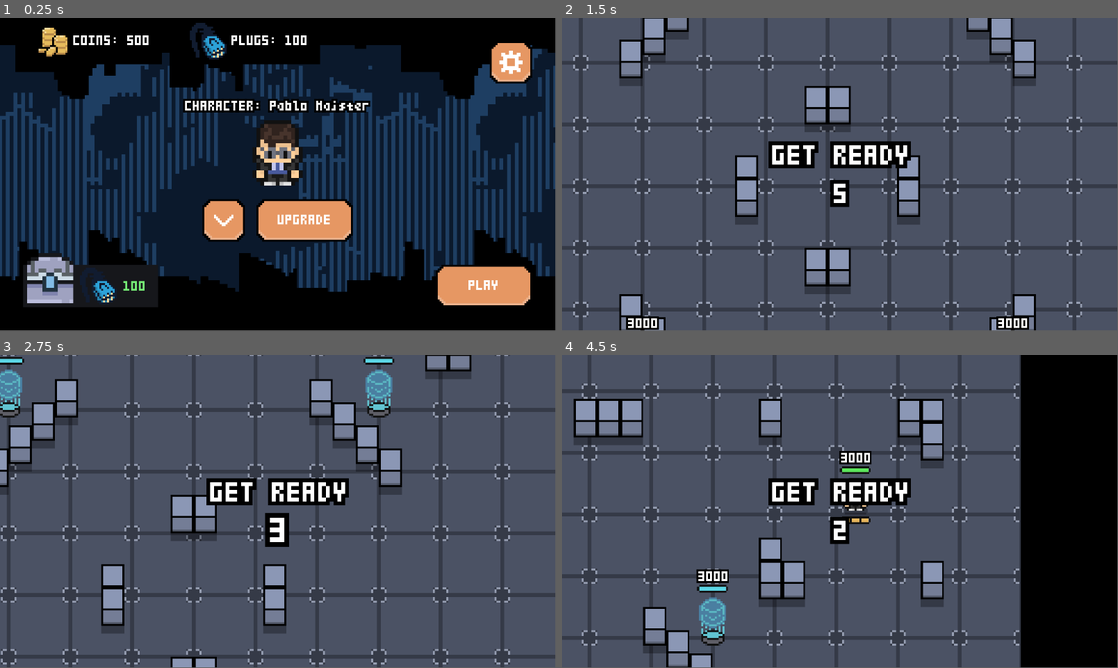
Above: before the commit, frames 1-4 (two rows, left to right).
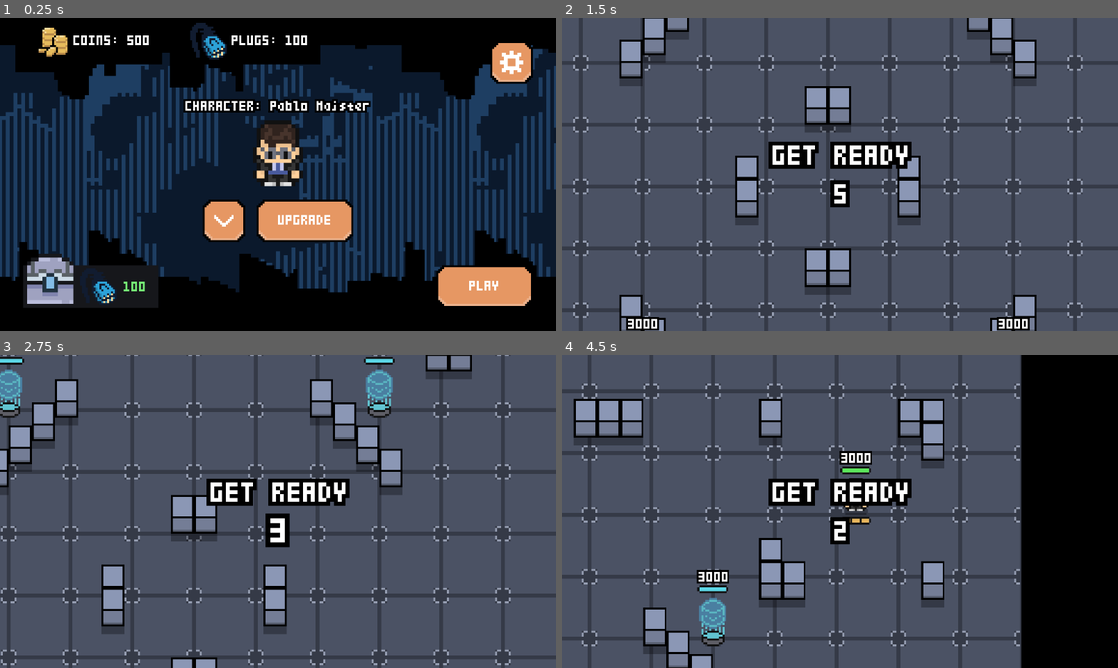
Above: after the commit, the same moments.

Repository: ppaluchowski64/SCI-Stars
Game: Godot game, scene res://scenes/lobby.tscn
Same seed, same stepped clock (60 frames per second), same inputs: the game is played once before the commit and once after it.
Inputs (mouse positions are in pixels of both pictures, inside the frame that each line leads up to):
- Up to frame 1 (0.25 s): no input
- Up to frame 2 (1.5 s): click "PLAY" at 0.5 s; tap Enter (ui_accept) at 1.25 s; move the mouse to (962, 158) at 1.27 s; hold D (right) from 1.28 s (still down); hold Enter (ui_accept) from 1.28 s (still down)
- Up to frame 3 (2.75 s): move the mouse to (166, 527) at 2.02 s; release D (right) at 2.03 s; release Enter (ui_accept) at 2.03 s; hold S (down) from 2.03 s (still down); click (166, 527) at 2.1 s; tap Enter (ui_accept) at 2.27, 2.3, 2.57 s
- Up to frame 4 (4.5 s): move the mouse to (895, 442) at 2.77 s; release S (down) at 2.78 s; hold D (right) 2.78-3.53 s; hold Enter (ui_accept) 2.78-3.53 s; right-click (895, 442) at 2.85 s; move the mouse to (812, 574) at 3.52 s; hold W (up) 3.53-4.28 s; tap Enter (ui_accept) at 3.6, 3.77, 4.07 s; move the mouse to (1006, 558) at 4.27 s; hold A (left) from 4.28 s (still down); hold Enter (ui_accept) from 4.28 s (still down); click (1006, 558) at 4.35 s
In our replay, the window is 799x449 before the commit and 800x450 after it. These sizes can differ from the game's own. Grey fills any space a smaller window leaves; there, only what the larger window draws over its background counts as a difference.

The runs differ from the first frame. In frame 1, 5.6% of the frame differs, in the area x 0-100%, y 1-92%; in frame 2, 3.1%; in frame 3, 3.2%; in frame 4, 3.4%.

Commit message:
Add options for resolution and fullscreen

Diff:
--- a/game/project.godot
+++ b/game/project.godot
@@ -27,6 +27,8 @@
 [display]
 
 window/size/resizable=false
+window/stretch/mode="viewport"
+window/stretch/scale_mode="integer"
 
 [dotnet]
 
--- a/game/scenes/lobby.tscn
+++ b/game/scenes/lobby.tscn
@@ -17,6 +17,7 @@
 [ext_resource type="Texture2D" uid="uid://dptmt2ajlx2jf" path="res://graphics/UI/icons/connector.png" id="14_q6qq2"]
 [ext_resource type="Script" uid="uid://crrwjrpe44fqc" path="res://scripts/volume.gd" id="16_0gjkf"]
 [ext_resource type="Script" uid="uid://ckbd6d7geipes" path="res://scripts/credits.gd" id="16_lqo1b"]
+[ext_resource type="Script" uid="uid://ctsosyerera0k" path="res://scripts/resolution.gd" id="18_o2i1r"]
 
 [sub_resource type="Theme" id="Theme_6pyji"]
 default_font = ExtResource("4_358r0")
@@ -833,19 +834,44 @@
 texture = ExtResource("8_472nk")
 
 [node name="ButtonsContainer" type="VFlowContainer" parent="SettingsInterface"]
-anchors_preset = 13
-anchor_left = 0.5
-anchor_right = 0.5
-anchor_bottom = 1.0
-offset_left = -104.0
-offset_top = 112.0
-offset_right = 96.0
-offset_bottom = -112.0
-grow_horizontal = 2
-grow_vertical = 2
+anchors_preset = -1
+anchor_left = 0.5
+anchor_top = 0.235
+anchor_right = 0.5
+anchor_bottom = 0.765
+offset_left = -220.0
+offset_top = -0.280014
+offset_right = 220.0
+offset_bottom = 0.279968
+grow_horizontal = 2
+grow_vertical = 2
+size_flags_horizontal = 4
+size_flags_vertical = 4
 theme_override_constants/h_separation = 40
 theme_override_constants/v_separation = 20
 alignment = 1
+
+[node name="ButtonResolution" type="TextureButton" parent="SettingsInterface/ButtonsContainer"]
+custom_minimum_size = Vector2(200, 88)
+layout_mode = 2
+texture_normal = ExtResource("3_xb4sn")
+stretch_mode = 4
+
+[node name="Label" type="Label" parent="SettingsInterface/ButtonsContainer/ButtonResolution"]
+layout_mode = 1
+anchors_preset = 8
+anchor_left = 0.5
+anchor_top = 0.5
+anchor_right = 0.5
+anchor_bottom = 0.5
+offset_left = -20.0
+offset_top = -11.5
+offset_right = 20.0
+offset_bottom = 11.5
+grow_horizontal = 2
+grow_vertical = 2
+theme = SubResource("Theme_6pyji")
+text = "RESOLUTION"
 
 [node name="ButtonVolume" type="TextureButton" parent="SettingsInterface/ButtonsContainer"]
 custom_minimum_size = Vector2(200, 88)
@@ -991,12 +1017,12 @@
 clip_contents = true
 layout_mode = 2
 
-[node name="Node2D" type="Node2D" parent="SettingsInterface/CreditsContainer/Control"]
+[node name="LabelParent" type="Node2D" parent="SettingsInterface/CreditsContainer/Control"]
 position = Vector2(-60, -60)
 scale = Vector2(4, 4)
 script = ExtResource("16_lqo1b")
 
-[node name="Label" type="Label" parent="SettingsInterface/CreditsContainer/Control/Node2D"]
+[node name="Label" type="Label" parent="SettingsInterface/CreditsContainer/Control/LabelParent"]
 material = SubResource("ShaderMaterial_rgcd7")
 anchors_preset = 8
 anchor_left = 0.5
@@ -1028,6 +1054,102 @@
 horizontal_alignment = 1
 autowrap_mode = 3
 metadata/_edit_use_anchors_ = true
+
+[node name="ResolutionContainer" type="VBoxContainer" parent="SettingsInterface"]
+visible = false
+anchors_preset = 13
+anchor_left = 0.5
+anchor_right = 0.5
+anchor_bottom = 1.0
+grow_horizontal = 2
+grow_vertical = 2
+mouse_filter = 2
+alignment = 1
+script = ExtResource("18_o2i1r")
+
+[node name="FullscreenField" type="Control" parent="SettingsInterface/ResolutionContainer"]
+custom_minimum_size = Vector2(200, 60)
+layout_mode = 2
+size_flags_horizontal = 4
+size_flags_vertical = 4
+
+[node name="CheckBox" type="CheckBox" parent="SettingsInterface/ResolutionContainer/FullscreenField"]
+layout_mode = 0
+offset_left = 169.0
+offset_right = 193.0
+offset_bottom = 24.0
+
+[node name="LabelParent" type="Node2D" parent="SettingsInterface/ResolutionContainer/FullscreenField"]
+scale = Vector2(4, 4)
+
+[node name="Label" type="Label" parent="SettingsInterface/ResolutionContainer/FullscreenField/LabelParent"]
+material = SubResource("ShaderMaterial_rgcd7")
+offset_right = 40.0
+offset_bottom = 6.0
+theme = SubResource("Theme_lqo1b")
+text = "Fullscreen"
+
+[node name="RatioField" type="Control" parent="SettingsInterface/ResolutionContainer"]
+custom_minimum_size = Vector2(320, 60)
+layout_mode = 2
+size_flags_horizontal = 4
+size_flags_vertical = 4
+
+[node name="OptionButton" type="OptionButton" parent="SettingsInterface/ResolutionContainer/RatioField"]
+layout_mode = 2
+offset_left = 207.0
+offset_right = 312.0
+offset_bottom = 22.0
+selected = 0
+item_count = 5
+popup/item_0/text = "16:9"
+popup/item_0/id = 0
+popup/item_1/text = "8:5"
+popup/item_1/id = 1
+popup/item_2/text = "4:3"
+popup/item_2/id = 2
+popup/item_3/text = "3:2"
+popup/item_3/id = 3
+popup/item_4/text = "5:3"
+popup/item_4/id = 4
+
+[node name="LabelParent" type="Node2D" parent="SettingsInterface/ResolutionContainer/RatioField"]
+scale = Vector2(4, 4)
+
+[node name="Label" type="Label" parent="SettingsInterface/ResolutionContainer/RatioField/LabelParent"]
+material = SubResource("ShaderMaterial_rgcd7")
+offset_right = 40.0
+offset_bottom = 6.0
+theme = SubResource("Theme_lqo1b")
+text = "Aspect ratio"
+
+[node name="ScaleField" type="Control" parent="SettingsInterface/ResolutionContainer"]
+custom_minimum_size = Vector2(264, 60)
+layout_mode = 2
+size_flags_horizontal = 4
+size_flags_vertical = 4
+
+[node name="HSlider" type="HSlider" parent="SettingsInterface/ResolutionContainer/ScaleField"]
+layout_mode = 0
+offset_left = 98.0
+offset_right = 253.0
+offset_bottom = 16.0
+min_value = 1.0
+max_value = 2.0
+step = 0.5
+value = 1.5
+tick_count = 3
+ticks_on_borders = true
+
+[node name="LabelParent" type="Node2D" parent="SettingsInterface/ResolutionContainer/ScaleField"]
+scale = Vector2(4, 4)
+
+[node name="Label" type="Label" parent="SettingsInterface/ResolutionContainer/ScaleField/LabelParent"]
+material = SubResource("ShaderMaterial_rgcd7")
+offset_right = 40.0
+offset_bottom = 6.0
+theme = SubResource("Theme_lqo1b")
+text = "Scale"
 
 [connection signal="button_down" from="UserInterface/MarginContainer/ButtonPlay" to="." method="_on_button_play_button_down"]
 [connection signal="button_down" from="UserInterface/MarginContainer/ButtonSettings" to="." method="_on_button_settings_button_down"]
@@ -1039,8 +1161,12 @@
 [connection signal="button_down" from="CharacterSelectInterface/Characters/CharacterContainer2/ButtonSelect" to="." method="_on_button_select_button_down_jack"]
 [connection signal="button_down" from="CharacterSelectInterface/MarginContainer/ButtonExitCharacterSelect" to="." method="_on_button_exit_character_select_button_down"]
 [connection signal="button_down" from="SettingsInterface/MarginContainer/ButtonExitSettings" to="." method="_on_button_exit_settings_button_down"]
+[connection signal="button_down" from="SettingsInterface/ButtonsContainer/ButtonResolution" to="." method="_on_button_resolution_button_down"]
 [connection signal="button_down" from="SettingsInterface/ButtonsContainer/ButtonVolume" to="." method="_on_button_volume_button_down"]
 [connection signal="button_down" from="SettingsInterface/ButtonsContainer/ButtonLanguage" to="." method="_on_button_language_button_down"]
 [connection signal="button_down" from="SettingsInterface/ButtonsContainer/ButtonCredits" to="." method="_on_button_credits_button_down"]
-[connection signal="button_down" from="SettingsInterface/ButtonsContainer/ButtonCredits" to="SettingsInterface/CreditsContainer/Control/Node2D" method="_on_button_credits_button_down"]
+[connection signal="button_down" from="SettingsInterface/ButtonsContainer/ButtonCredits" to="SettingsInterface/CreditsContainer/Control/LabelParent" method="_on_button_credits_button_down"]
 [connection signal="value_changed" from="SettingsInterface/VolumeContainer/VolumeSliderContainer/VolumeSlider" to="SettingsInterface/VolumeContainer" method="_on_volume_slider_value_changed"]
+[connection signal="toggled" from="SettingsInterface/ResolutionContainer/FullscreenField/CheckBox" to="SettingsInterface/ResolutionContainer" method="_on_check_box_toggled"]
+[connection signal="item_selected" from="SettingsInterface/ResolutionContainer/RatioField/OptionButton" to="SettingsInterface/ResolutionContainer" method="_on_option_button_item_selected"]
+[connection signal="drag_ended" from="SettingsInterface/ResolutionContainer/ScaleField/HSlider" to="SettingsInterface/ResolutionContainer" method="_on_h_slider_drag_ended"]
--- a/game/scripts/lobby.gd
+++ b/game/scripts/lobby.gd
@@ -18,6 +18,7 @@
 @onready var volume: Control = $SettingsInterface/VolumeContainer
 @onready var language: Node2D = $SettingsInterface/LanguageContainer
 @onready var credits: MarginContainer = $SettingsInterface/CreditsContainer
+@onready var resolution_container: VBoxContainer = $SettingsInterface/ResolutionContainer
 
 func update_upgrades() -> void:
 	for upgrade in upgrade_parent.get_children():
@@ -96,6 +97,7 @@
 	volume.visible = false
 	language.visible = false
 	credits.visible = false
+	resolution_container.visible = false
 	settings_buttons.visible = true
 
 func _on_button_volume_button_down() -> void:
@@ -109,3 +111,7 @@
 func _on_button_credits_button_down() -> void:
 	settings_buttons.visible = false
 	credits.visible = true
+
+func _on_button_resolution_button_down() -> void:
+	settings_buttons.visible = false
+	resolution_container.visible = true
--- a/game/scripts/player_ai.gd
+++ b/game/scripts/player_ai.gd
@@ -36,7 +36,7 @@
 
 			if player.shoot_animation.time_left == 0:
 				player.dir_x = 0
-				player.deir_y = 0
+				player.dir_y = 0
 
 			if shoot_timer.is_stopped():
 				player.projectile_func.call(angle)
--- /dev/null
+++ b/game/scripts/resolution.gd
@@ -0,0 +1,45 @@
+extends VBoxContainer
+
+@onready var check_box: CheckBox = $FullscreenField/CheckBox
+@onready var slider: HSlider = $ScaleField/HSlider
+
+const ratios: Array = [[16, 9], [8, 5], [4, 3], [3, 2], [5, 3]]
+var ratio_x: int = ratios[0][0]
+var ratio_y: int = ratios[0][1]
+
+var window_size: Vector2i
+var window_scale: float = 1.5
+
+func _ready() -> void:
+	window_size = get_window().content_scale_size
+
+func update_resolution() -> void:
+	DisplayServer.window_set_mode(DisplayServer.WINDOW_MODE_FULLSCREEN)
+	check_box.button_pressed = true
+
+	var scale_x: int = floor(DisplayServer.screen_get_size().x / ratio_x)
+	var scale_y: int = floor(DisplayServer.screen_get_size().y / ratio_y)
+
+	var scale = min(scale_x, scale_y)
+
+	window_size = Vector2i(ratio_x * scale, ratio_y * scale)
+	get_window().content_scale_size = window_size / window_scale
+
+func _on_check_box_toggled(toggled_on: bool) -> void:
+	if toggled_on:
+		update_resolution()
+	else:
+		DisplayServer.window_set_mode(DisplayServer.WINDOW_MODE_WINDOWED)
+		get_window().content_scale_size = Vector2i(1152, 648)
+
+func _on_option_button_item_selected(index: int) -> void:
+	ratio_x = ratios[index][0]
+	ratio_y = ratios[index][1]
+
+	update_resolution()
+
+func _on_h_slider_drag_ended(value_changed: bool) -> void:
+	if value_changed:
+		window_scale = slider.value
+
+		update_resolution()
Not shown: 1 places in game/scenes/lobby.tscn that only renumber resources
Not shown, added: game/scripts/resolution.gd.uid
